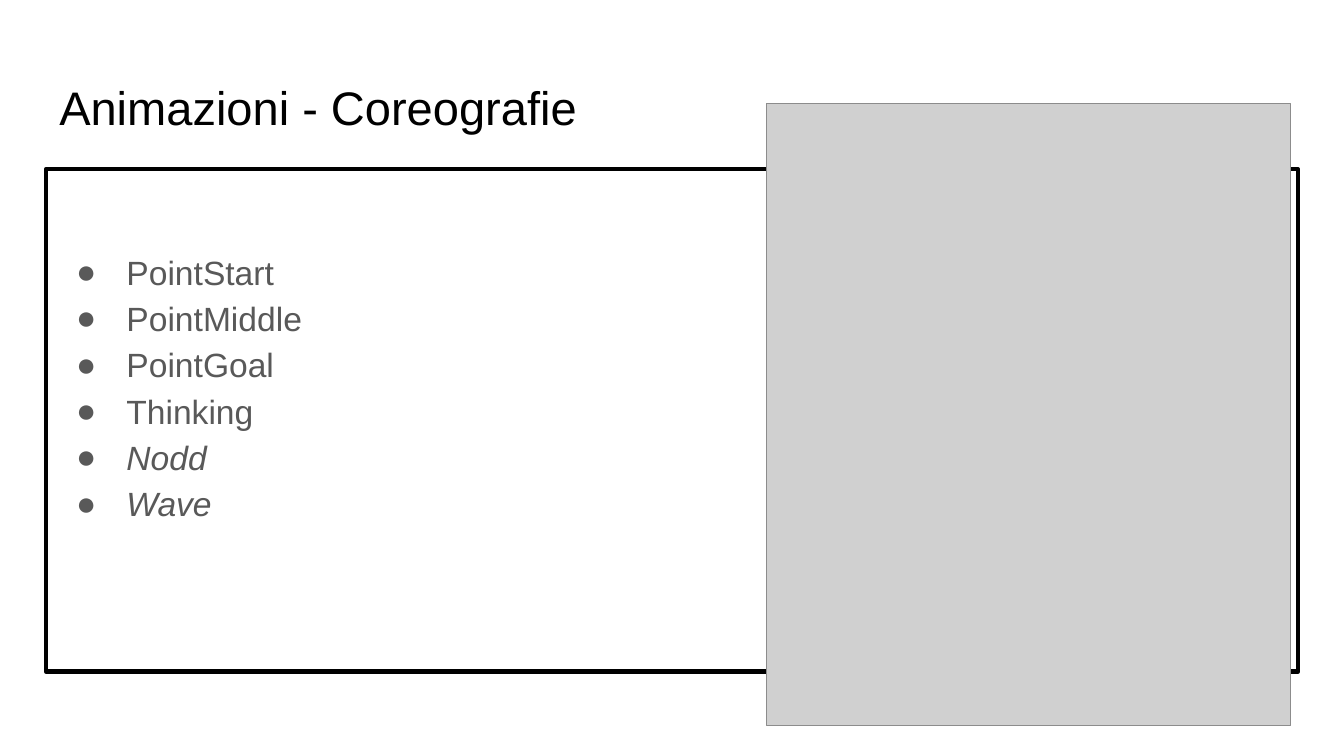
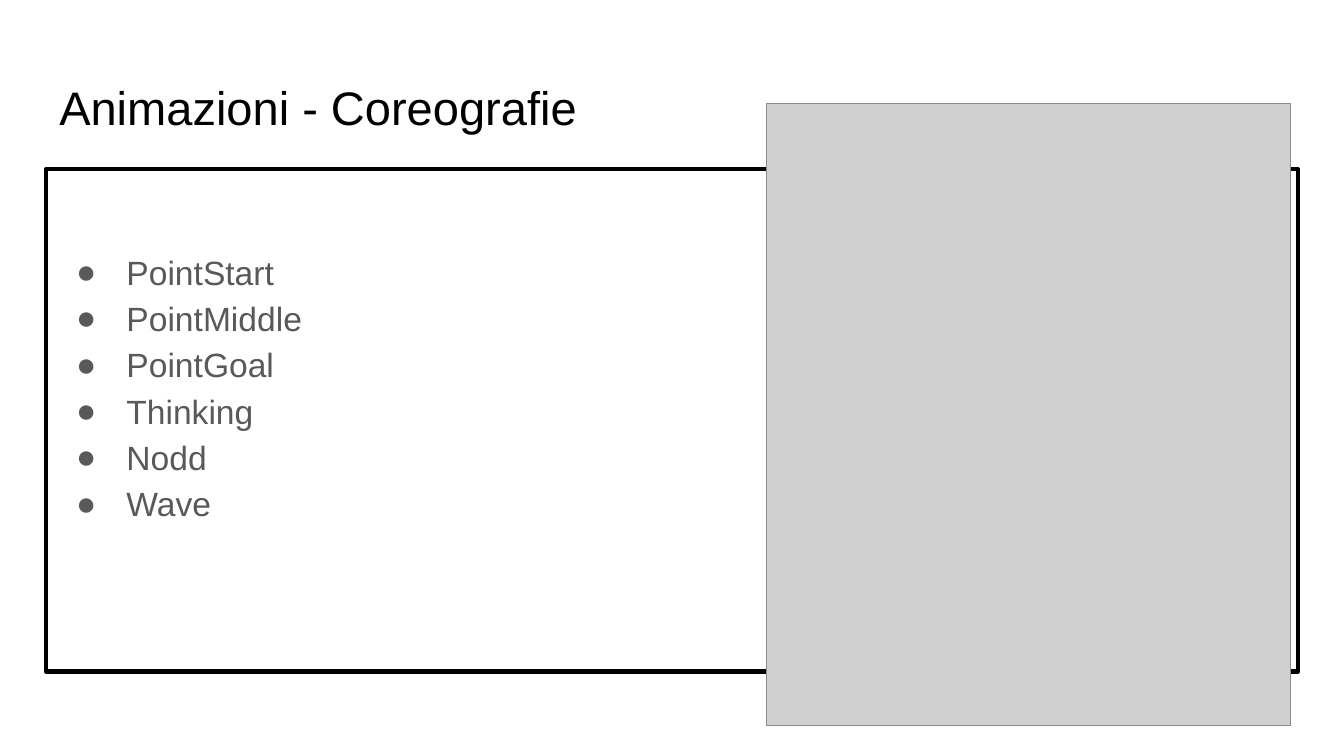
Before and after one commit to WWik/HaNAO-Tower, a slide deck: slide 8 of Documents/pptx/NaoPptx.pptx (slide 7 before the commit). Drawn at 1344x756 pixels with LibreOffice and Linux fonts; fonts in the diff are those of the drawing; grey boxes stand for pictures. Boxes give left, top, right and bottom in pixels: in the first picture for what was removed or moved away, otherwise in the second. Text is boxed around its words. In the diff, an @@ line names an element or a change of style, - is before the commit and + after.

```diff
--- a/Documents/pptx/NaoPptx.pptx
+++ b/Documents/pptx/NaoPptx.pptx
@@ text at (x1=126, y1=445, x2=211, y2=517): italic off in "Nodd", "Wave" @@
```
Also in this commit, not shown: 3 other slides changed, 2 slides added.
